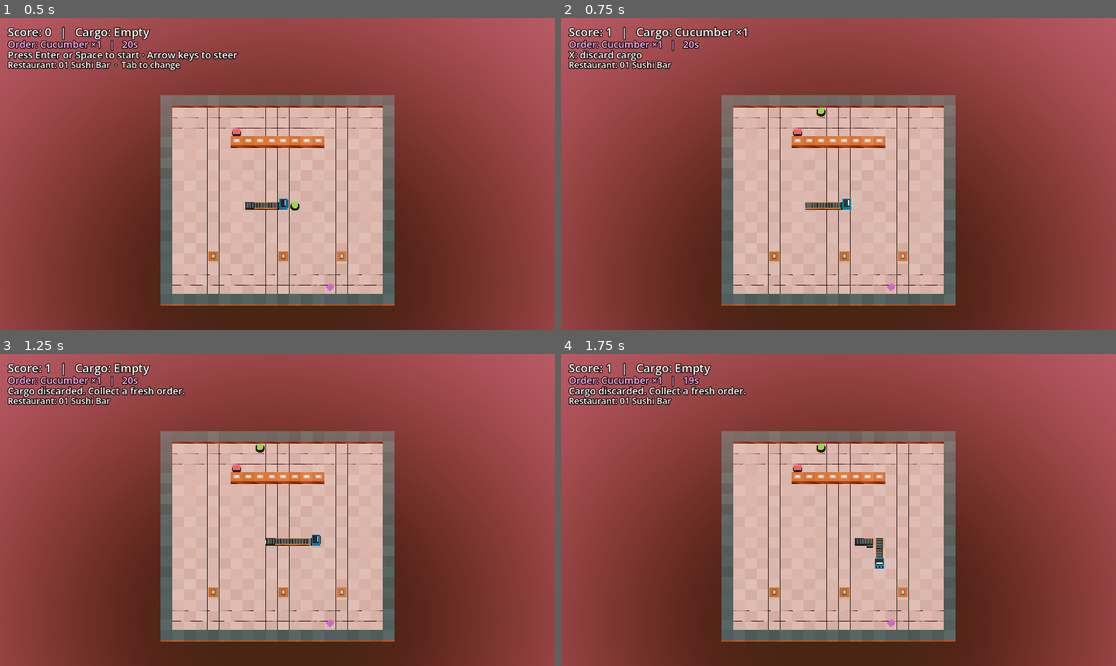
Above: before the commit, frames 1-4 (two rows, left to right).
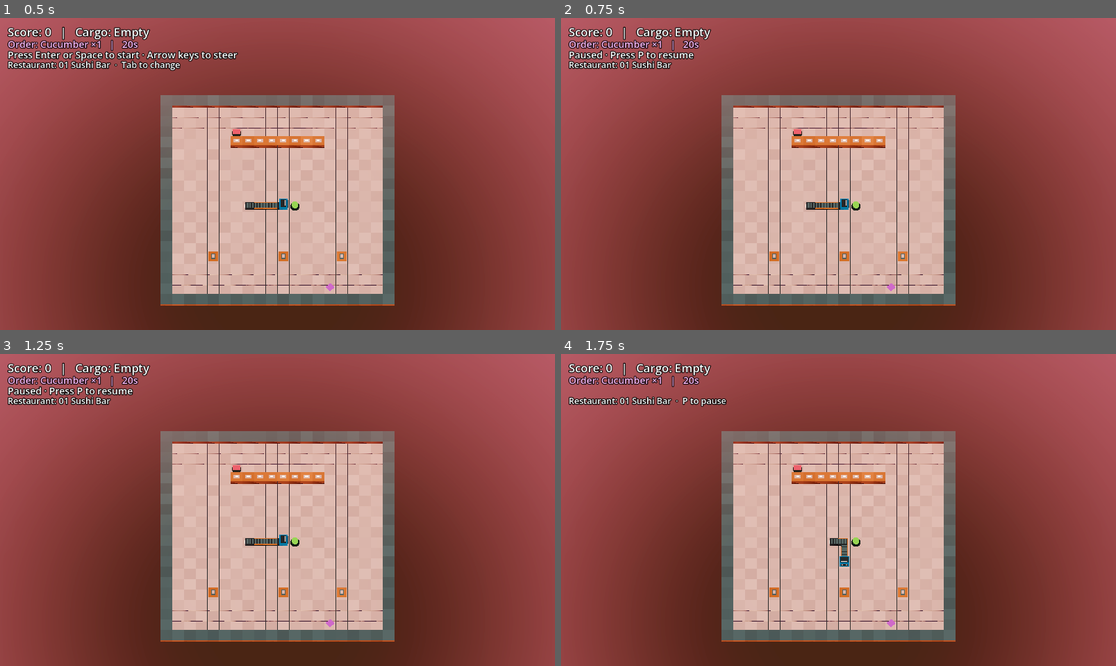
Above: after the commit, the same moments.

Repository: Michaelypp/D4
Game: Godot game, scene res://main.tscn
Two runs of this game, one before a commit and one after it. Both use one fixed random seed, a clock stepped at 60 frames per second and the inputs below.
Inputs:
- Up to frame 1 (0.5 s): no input
- Up to frame 2 (0.75 s): tap Enter (ui_accept) at 0.5 s; hold Right (ui_right) from 0.53 s (still down); tap P at 0.6 s
- Up to frame 3 (1.25 s): keep holding Right (ui_right); tap Enter (ui_accept) at 0.77, 1.07 s; tap X at 0.8 s
- Up to frame 4 (1.75 s): tap P at 1.25 s; release Right (ui_right) at 1.28 s; hold Down (ui_down) from 1.28 s (still down); tap X at 1.35 s; tap Enter (ui_accept) at 1.52, 1.55 s

Frame 1 is identical in both runs. In frame 2, 1.0% of the frame differs, in the area x 1-54%, y 2-62%; in frame 3, 1.1%; in frame 4, 1.4%, in the area x 1-59%, y 2-69%.

Commit message:
Add pause and resume controls for movement and order timers

Diff:
--- a/app/main.gd
+++ b/app/main.gd
@@ -35,6 +35,7 @@
 var _movement: Tween
 var _clock := 0.0
 var _started := false
+var _paused := false
 
 
 func _ready() -> void:
@@ -60,6 +61,7 @@
 	layout = levels[level_index]
 	session = Session.new(layout.size, ROUND_SEED, layout)
 	_started = false
+	_paused = false
 	_clock = 0.0
 	_build_stage()
 	_draw_dragon()
@@ -80,21 +82,35 @@
 			session = Session.new(layout.size, ROUND_SEED, layout)
 			_draw_dragon()
 		_started = true
+		_paused = false
 		_clock = 0.0
 		_draw_pickup()
 		return
 	if not _started or session.ended:
+		return
+	if event is InputEventKey and event.pressed and not event.echo and event.keycode == KEY_P:
+		_paused = not _paused
+		if _movement != null and _movement.is_valid():
+			if _paused:
+				_movement.pause()
+			else:
+				_movement.play()
+		_draw_pickup()
+		return
+	if _paused:
 		return
 	if event is InputEventKey and event.pressed and not event.echo and event.keycode == KEY_X:
 		session.discard_cargo()
 		_draw_pickup()
-		return
-	for action in DIRECTIONS:
-		if event.is_action_pressed(action):
-			session.dragon.turn(DIRECTIONS[action])
+	else:
+		for action in DIRECTIONS:
+			if event.is_action_pressed(action):
+				session.dragon.turn(DIRECTIONS[action])
 
 
 func _process(delta: float) -> void:
+	if _paused:
+		return
 	if _started and not session.ended:
 		_clock += delta
 	while _clock >= TICK_SECONDS and not session.ended:
@@ -284,8 +300,12 @@
 	level_label.text = "Restaurant: %s" % level_names[level_index]
 	if not _started and levels.size() > 1:
 		level_label.text += "  ·  Tab to change"
+	elif _started and not session.ended and not _paused:
+		level_label.text += "  ·  P to pause"
 	if not _started:
 		status_label.text = "Press Enter or Space to start · Arrow keys to steer"
+	elif _paused:
+		status_label.text = "Paused · Press P to resume"
 	else:
 		match session.delivery_result:
 			Session.Delivery.NEED_MORE:
